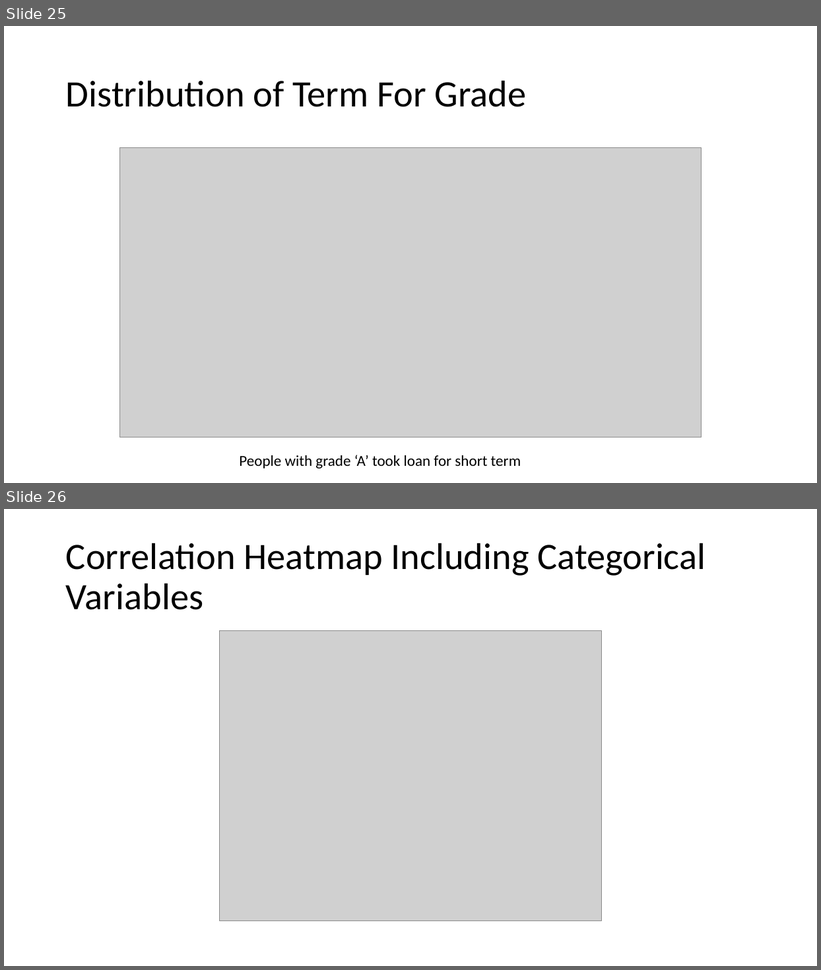
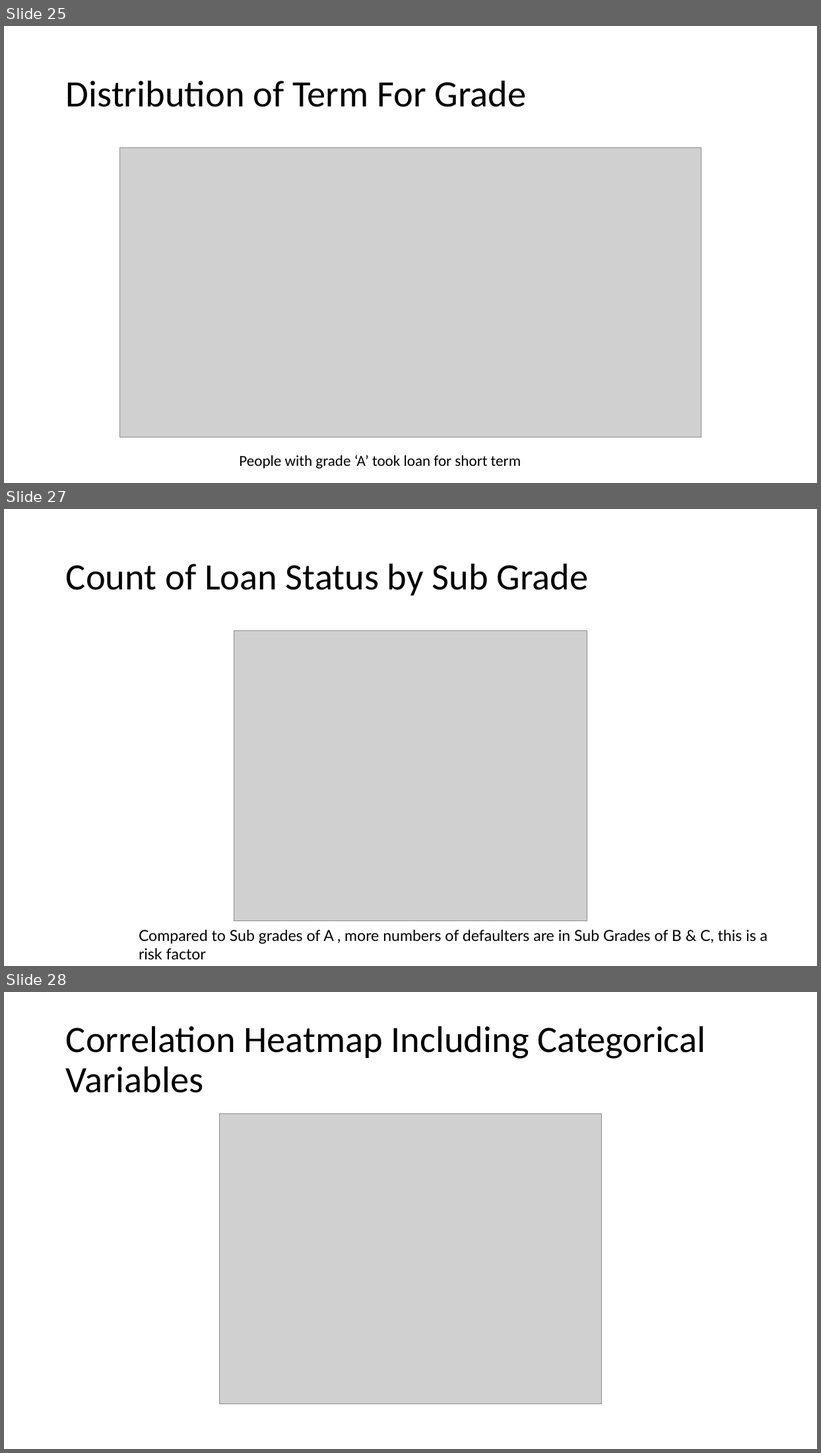
Before and after one commit to vjereme/Lending_Club_CaseStudy, a slide deck: Lending_Club_CaseStudy_Syed_Jereme.pptx. Shown one above the other, each under a label of ours: slides 25 and 26 before the commit, slides 25, 27 and 28 after it; the slides between them are not shown. The pictures are 821x970 and 821x1453 pixels, drawn with LibreOffice and Linux fonts; fonts in the diff are those of the drawing; grey boxes stand for pictures. Boxes give left, top, right and bottom in pixels: in the first picture for what was removed or moved away, otherwise in the second. Text is boxed around its words. In the diff, an @@ line names an element or a change of style, - is before the commit and + after.

```diff
--- a/Lending_Club_CaseStudy_Syed_Jereme.pptx
+++ b/Lending_Club_CaseStudy_Syed_Jereme.pptx
@@ slide 27 added at (4, 509, 817, 966), background #FFFFFF @@
@@ title added at (66, 563, 589, 595), 44 pt, text #000000 @@
+Count of Loan Status by Sub Grade
@@ picture added at (234, 631, 587, 921) @@
@@ text added at (139, 930, 768, 960), 18 pt, text #000000 @@
+Compared to Sub grades of A , more numbers of defaulters are in Sub Grades of B & C, this is a risk factor
@@ what was slide 26 is now slide 28 @@
```
Also in this commit, not shown: 1 slide changed, 1 other slide added, 1 other file.
